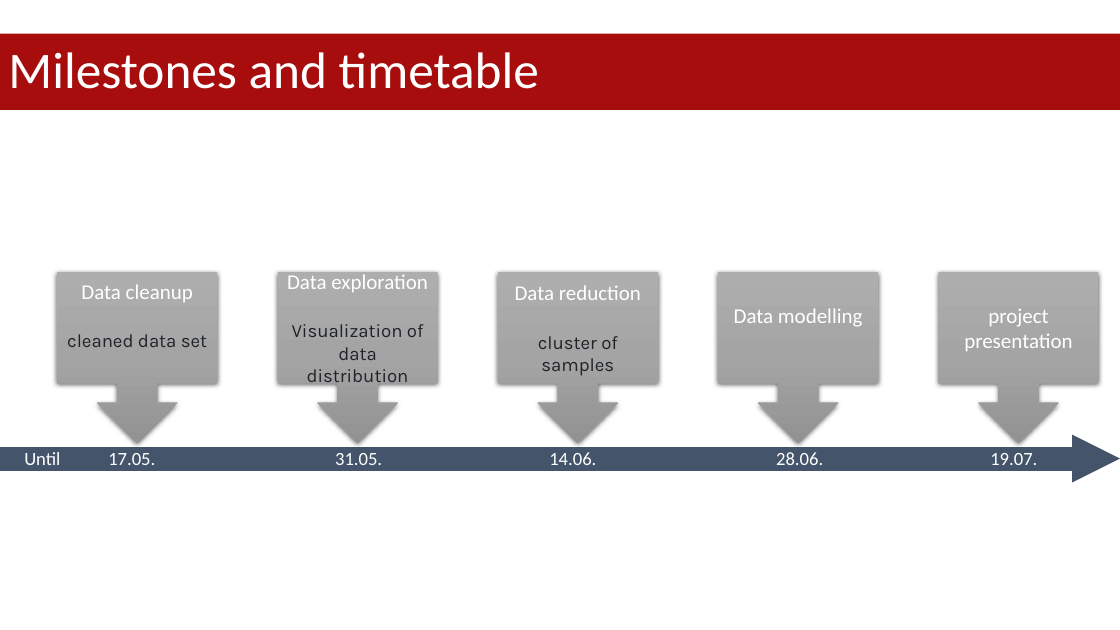
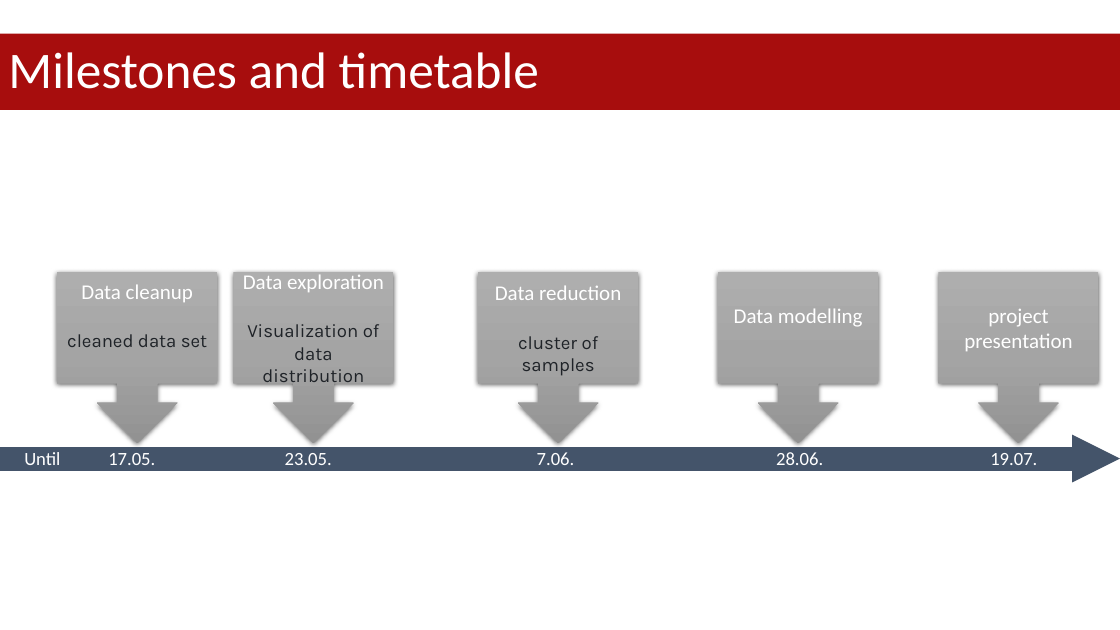
Before and after one commit to datascience-mobi-2023/topic05_team02, a slide deck: slide 4 of project proposal.pptx (slide 3 before the commit). Drawn at 1120x630 pixels with LibreOffice and Linux fonts; fonts in the diff are those of the drawing. Boxes give left, top, right and bottom in pixels: in the first picture for what was removed or moved away, otherwise in the second. Text is boxed around its words. In the diff, an @@ line names an element or a change of style, - is before the commit and + after.

```diff
--- a/project proposal.pptx
+++ b/project proposal.pptx
@@ down arrow callout "Data exploration": place and size @@
-down arrow callout "Data exploration" at (277, 272, 438, 444)
+down arrow callout "Data exploration" at (234, 272, 394, 444)
@@ down arrow callout "Data reduction": place and size @@
-down arrow callout "Data reduction" at (498, 272, 659, 444)
+down arrow callout "Data reduction" at (478, 272, 639, 444)
@@ text at (24, 452, 1037, 465): text changed @@
-Until 17.05. 31.05. 14.06. 28.06. 19.07.
+Until 17.05. 23.05. 7.06. 28.06. 19.07.
```
Also in this commit, not shown: 1 other slide changed, 10 slides added, 1 other file.
